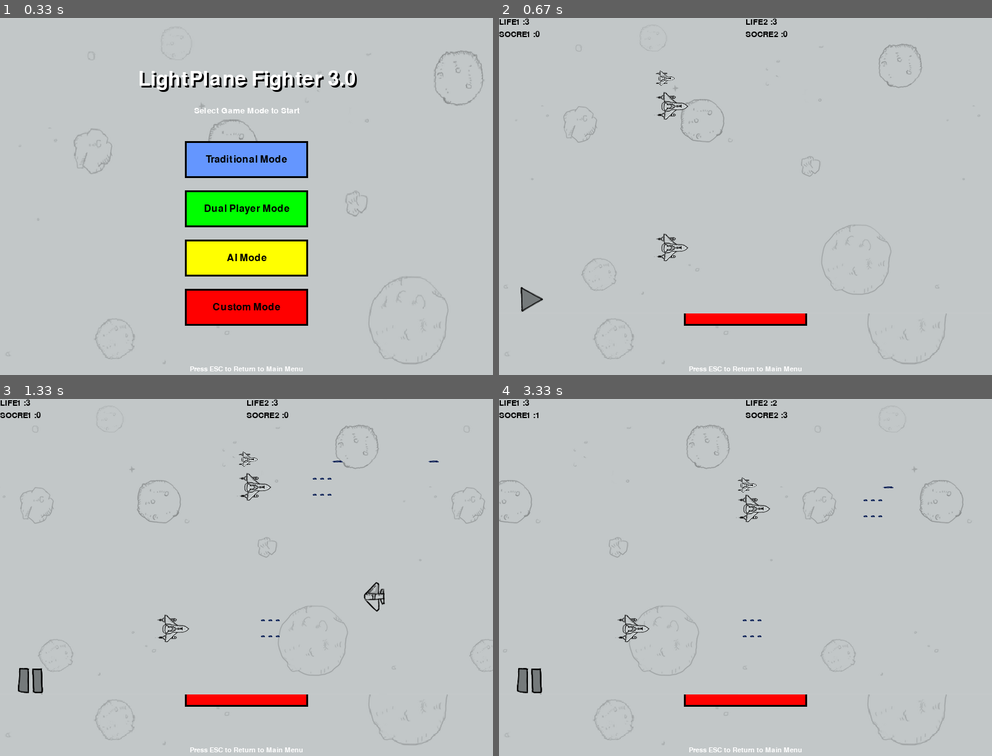
Above: before the commit, frames 1-4 (two rows, left to right).
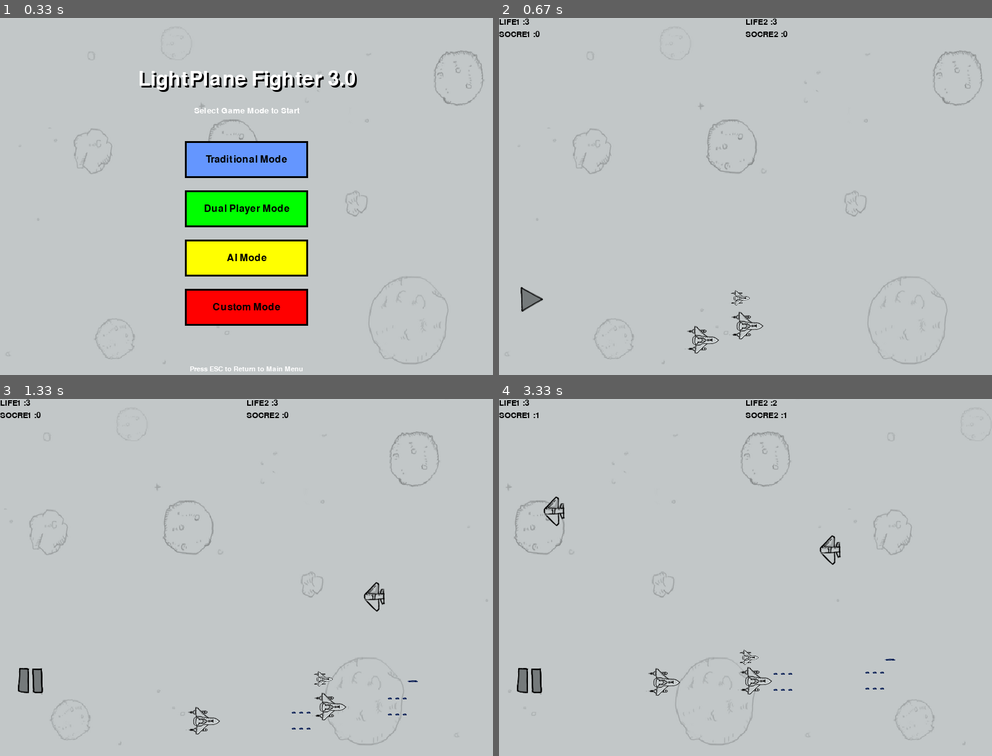
Above: after the commit, the same moments.

Repository: guangxingmao/LightPlane_AI
Game: pygame game, started from launcher.py
Two runs of this game, one before a commit and one after it. Both use one fixed random seed, a clock stepped at 60 frames per second and the inputs below.
Inputs (mouse positions are in pixels of both pictures, inside the frame that each line leads up to):
- Up to frame 1 (0.33 s): no input
- Up to frame 2 (0.67 s): press the mouse at (745, 207) at 0.37 s; move the mouse to (735, 153) at 0.47 s; release the mouse at (725, 100) at 0.6 s
- Up to frame 3 (1.33 s): click (29, 681) at 0.72 s; hold Right from 1 s (still down)
- Up to frame 4 (3.33 s): release Right at 1.47 s; hold Up 1.5-1.8 s; hold W 1.5-1.8 s; hold Right 1.83-2.3 s; hold D 1.83-2.3 s; hold Left 2.33-2.87 s; hold A 2.33-2.87 s; hold Down 2.9-3.2 s; hold S 2.9-3.2 s; hold Left from 3.23 s (still down); hold A from 3.23 s (still down)

Frame 1 is identical in both runs. In frame 2, 2.6% of the frame differs, in the area x 1-98%, y 7-99%; in frame 3, 3.1%; in frame 4, 3.4%, in the area x 0-95%, y 3-99%.

Commit message:
修改屏幕尺寸

Diff:
--- a/dual_game_page.py
+++ b/dual_game_page.py
@@ -11,11 +11,15 @@
     """双人游戏页面类"""
 
     def __init__(self, screen):
-       # 创建游戏屏幕
+        # 创建游戏屏幕
         self.screen = screen
 
+        # 获取屏幕尺寸
+        self.screen_width = screen.get_width()
+        self.screen_height = screen.get_height()
+
         # 设置窗口的标题
-        pygame.display.set_caption('雷霆战机3.0')
+        pygame.display.set_caption('LightPlane Fighter 3.0')
         # 创建游戏时钟
         self.clock = pygame.time.Clock()
         # 生命数量
@@ -177,13 +181,18 @@
                 self.button.update()
                 self.screen.blit(self.button.image,(self.button.rect.x,self.button.rect.y))
 
+        # 手动更新背景位置以适应新的屏幕尺寸
+        for bg in self.back_group:
+            if bg.rect.x <= -self.screen_width:
+                bg.rect.x = self.screen_width
+
     def show_life(self):
         '''显示字体'''
         pygame.font.init()
         pos1 = (0, 0)
         pos2 = (0, 20)
-        pos3 = (400, 0)
-        pos4 = (400, 20)
+        pos3 = (self.screen_width // 2, 0)
+        pos4 = (self.screen_width // 2, 20)
         color = (0, 0, 0)
         text1 = 'LIFE1 :' + str(self.life1)
         text2 = 'SOCRE1 :' + str(self.score1)
@@ -204,9 +213,19 @@
 
     def __creat_sprites(self):
         '''创建精灵组'''
-        # 背景组
+        # 背景组 - 创建适应屏幕尺寸的背景
         bg1 = Background()
         bg2 = Background(True)
+
+        # 调整背景图片大小以适应屏幕
+        bg1.image = pygame.transform.scale(bg1.image, (self.screen_width, self.screen_height))
+        bg2.image = pygame.transform.scale(bg2.image, (self.screen_width, self.screen_height))
+
+        # 重新设置背景位置
+        bg1.rect = bg1.image.get_rect()
+        bg2.rect = bg2.image.get_rect()
+        bg2.rect.x = self.screen_width
+
         self.back_group = pygame.sprite.Group(bg1, bg2)
         # 敌机组
         self.enemy = Enemy()
@@ -214,11 +233,16 @@
 
         # 英雄组
         self.hero1 = Hero('./images/life.png')
+        # 设置英雄1在屏幕中央
+        self.hero1.rect.centerx = self.screen_width // 2
+        self.hero1.rect.centery = self.screen_height - 100
         self.hero_group1 = pygame.sprite.Group(self.hero1)
+
         self.hero2 = Hero('./images/life.png',wing = 2)
-        self.hero2.rect.x = 250
-        self.hero2.rect.y = 350
+        self.hero2.rect.x = self.screen_width // 2 - 100
+        self.hero2.rect.y = self.screen_height - 100
         self.hero_group2 = pygame.sprite.Group(self.hero2)
+
         # 僚机组
         self.hero3 = Hero('./images/life.png',wing = 1)
         self.hero3.image = pygame.transform.scale(self.hero3.image,(35,25))
--- a/page/daul.py
+++ /dev/null
@@ -1,197 +0,0 @@
-import pygame
-import time
-from plane_sprites import *
-from game_function import check_KEY
-from game_function import check_mouse
-from pygame.font import *
-from Tools import *
-
-
-class PlaneGame(object):
-    '''
-    主游戏类,实现双玩家，僚机，音乐暂停开始，游戏暂停开始，积分板，隐藏鼠标等功能。
-
-    '''
-
-
-    def __init__(self):
-        # 创建游戏屏幕
-        self.screen = pygame.display.set_mode((SCREEN_RECT.size))
-
-        # 设置窗口的标题
-        pygame.display.set_caption('雷霆战机3.0')
-        # 创建游戏时钟
-        self.clock = pygame.time.Clock()
-        # 生命数量
-        self.life1 = 3
-        self.life2 = 3
-        # 分数
-        self.score1 = 0
-        self.score2 = 0
-        # 设置背景音乐
-        self.BGM = Music('./music/bgm1.mp3')
-        #创建按钮对象
-        # 可以控制鼠标显示和控制游戏开始暂停
-        self.button = Button()
-
-        # 调用私有方法创建精灵组
-        self.__creat_sprites()
-
-        # 控制游戏暂停开始的按钮
-        # self.
-
-
-    def start_game(self):
-        '''开始游戏'''
-        while True:
-            pygame.init()
-
-            # 判断是否有音乐在播放，如果没有，就播放
-            # 也就是循环播放背景音乐
-            if not pygame.mixer.music.get_busy():
-                self.BGM.play_music()
-            # 1. 设置刷新帧率
-            self.clock.tick(60)
-            # 2. 事件监听
-            self.__check_event()
-
-            # 3. 碰撞检测
-            self.__check_collide()
-
-            # 4. 更新精灵组
-            self.__update_sprites()
-
-            # 5. 显示生命和分数
-            self.show_life()
-
-            # 5. 更新屏幕显示
-            pygame.display.update()
-
-    def __check_event(self):
-        """事件监听"""
-        for event in pygame.event.get():
-            print(event)
-            check_KEY(self.hero1, self.hero2, self.hero3,  self.enemy,
-                      event, self.enemy_group, self.BGM, self.button)
-            check_mouse(event, self.button)
-
-            # 游戏开始时候，主战机再跟随鼠标移动
-            if self.button.pause_game % 2 == 0 and self.button.count_mouse % 2 == 0:
-                if event.type == pygame.MOUSEMOTION and self.life2 > 0:
-                    (x,y) = pygame.mouse.get_pos()
-                    self.hero2.rect.centerx= x
-                    self.hero2.rect.centery = y
-
-
-    def __check_collide(self):
-        '''碰撞检测'''
-        # 子弹碰撞敌人
-        if pygame.sprite.groupcollide(self.hero1.bullets, self.enemy_group, True, True) or pygame.sprite.groupcollide(self.hero3.bullets, self.enemy_group, True, True):
-            self.score1 += 1
-        if pygame.sprite.groupcollide(self.hero2.bullets, self.enemy_group, True, True):
-            self.score2 += 1
-
-        # 敌人碰撞英雄
-        enemys1 = pygame.sprite.spritecollide(
-            self.hero1, self.enemy_group, True)
-        if len(enemys1) > 0 and self.life1 > 0:
-            self.life1 -= 1
-            if self.life1 == 0:
-
-                # 英雄死亡后，僚机也随之消失
-                self.hero3.rect.x = 1000
-                self.hero3.rect.y = 1000
-                self.hero3.kill()
-                # 英雄死亡后，移除屏幕
-                self.hero1.rect.bottom = 0
-                self.hero1.rect.x = SCREEN_RECT.width
-                self.hero1.kill()
-
-        enemys2 = pygame.sprite.spritecollide(
-            self.hero2, self.enemy_group, True)
-        if len(enemys2) > 0 and self.life2 > 0:
-            self.life2 -= 1
-            if self.life2 == 0:
-                self.hero2.rect.bottom = 0
-                self.hero2.rect.x = SCREEN_RECT.width
-                self.hero2.kill()
-        # 检测僚机和敌机的碰撞
-        enemys3 = pygame.sprite.spritecollide(self.hero3, self.enemy_group, True)
-        if len(enemys3) > 0 :
-            self.hero3.rect.x = 1000
-            self.hero3.rect.y = 1000
-            self.hero1.wing = 2
-            self.hero3.kill()
-
-
-        # 当两个玩家都死亡，游戏退出
-        if self.life1 == 0 and self.life2 == 0:
-            exit()
-
-    def __update_sprites(self):
-        '''更新精灵组'''
-
-        if self.button.pause_game % 2 != 0:
-            for group in [self.back_group, self.hero_group1, self.hero_group2, self.hero_group3, self.hero1.bullets, self.hero2.bullets, self.hero3.bullets, self.enemy_group, self.enemy.bullets,]:
-                group.draw(self.screen)
-                self.button.update()
-                self.screen.blit(self.button.image,(self.button.rect.x,self.button.rect.y))
-
-        elif self.button.pause_game % 2 == 0:
-            for group in [self.back_group, self.hero_group1, self.hero_group2, self.hero_group3, self.hero1.bullets, self.hero2.bullets, self.hero3.bullets, self.enemy_group, self.enemy.bullets,]:
-                group.draw(self.screen)
-                group.update()
-                self.button.update()
-                self.screen.blit(self.button.image,(self.button.rect.x,self.button.rect.y))
-
-    def show_life(self):
-        '''显示字体'''
-        pygame.font.init()
-        pos1 = (0, 0)
-        pos2 = (0, 20)
-        pos3 = (400, 0)
-        pos4 = (400, 20)
-        color = (0, 0, 0)
-        text1 = 'LIFE1 :' + str(self.life1)
-        text2 = 'SOCRE1 :' + str(self.score1)
-        text3 = 'LIFE2 :' + str(self.life2)
-        text4 = 'SOCRE2 :' + str(self.score2)
-        cur_font = pygame.font.SysFont("宋体", 20)
-        text_fmt1 = cur_font.render(text1, 1, color)
-        text_fmt2 = cur_font.render(text2, 1, color)
-        text_fmt3 = cur_font.render(text3, 1, color)
-        text_fmt4 = cur_font.render(text4, 1, color)
-        self.screen.blit(text_fmt1, pos1)
-        self.screen.blit(text_fmt2, pos2)
-        self.screen.blit(text_fmt3, pos3)
-        self.screen.blit(text_fmt4, pos4)
-
-    def __creat_sprites(self):
-        '''创建精灵组'''
-        # 背景组
-        bg1 = Background()
-        bg2 = Background(True)
-        self.back_group = pygame.sprite.Group(bg1, bg2)
-        # 敌机组
-        self.enemy = Enemy()
-        self.enemy_group = pygame.sprite.Group()
-
-        # 英雄组
-        self.hero1 = Hero('./images/life.png')
-        self.hero_group1 = pygame.sprite.Group(self.hero1)
-        self.hero2 = Hero('./images/life.png',wing = 2)
-        self.hero2.rect.x = 250
-        self.hero2.rect.y = 350
-        self.hero_group2 = pygame.sprite.Group(self.hero2)
-        # 僚机组
-        self.hero3 = Hero('./images/life.png',wing = 1)
-        self.hero3.image = pygame.transform.scale(self.hero3.image,(35,25))
-        self.hero3.rect.centerx = self.hero1.rect.centerx
-        self.hero3.rect.centery = self.hero1.rect.centery - 35
-        self.hero_group3 = pygame.sprite.Group(self.hero3)
-
-
-if __name__ == '__main__':
-    game = PlaneGame()
-
-    game.start_game()
